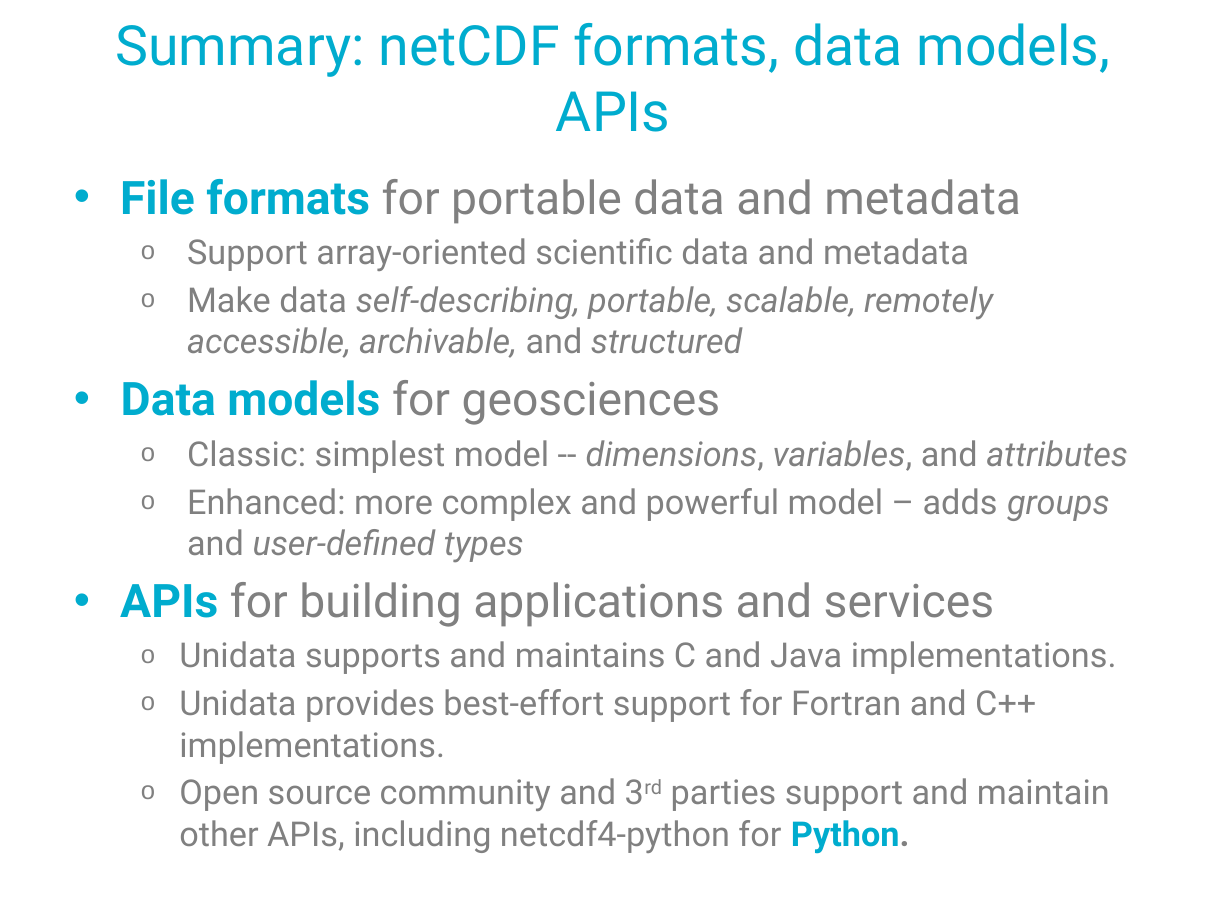
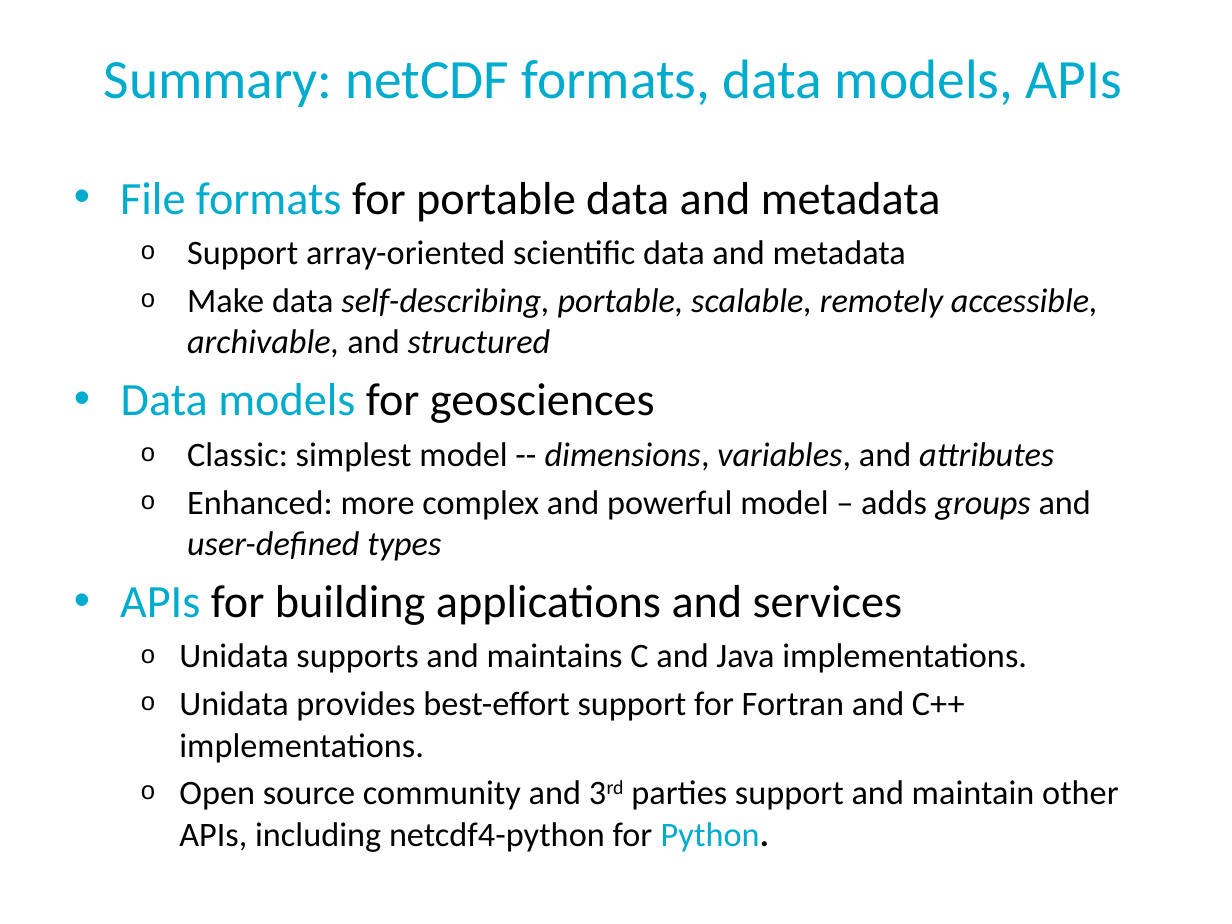
Before and after one commit to Unidata/python-workshop, a slide deck: slide 10 of presentations/netcdf-intro.pptx (slide 11 before the commit). Drawn at 1232x924 pixels with LibreOffice and Linux fonts; fonts in the diff are those of the drawing; background and template pictures are left out. Boxes give left, top, right and bottom in pixels: in the first picture for what was removed or moved away, otherwise in the second. Text is boxed around its words. In the diff, an @@ line names an element or a change of style, - is before the commit and + after.

```diff
--- a/presentations/netcdf-intro.pptx
+++ b/presentations/netcdf-intro.pptx
@@ title "Summary: netCDF formats, data models, ..." at (x1=104, y1=59, x2=1122, y2=107): font Roboto to Calibri @@
@@ text "File formats for portable data ..." at (x1=120, y1=182, x2=1119, y2=852): font Roboto to Calibri, text colour #808080 to #000000; bold off in "File formats", "Data models", "APIs", "Python." @@
```
Also in this commit, not shown: 38 other slides changed, 1 slide removed, 1 other file.
